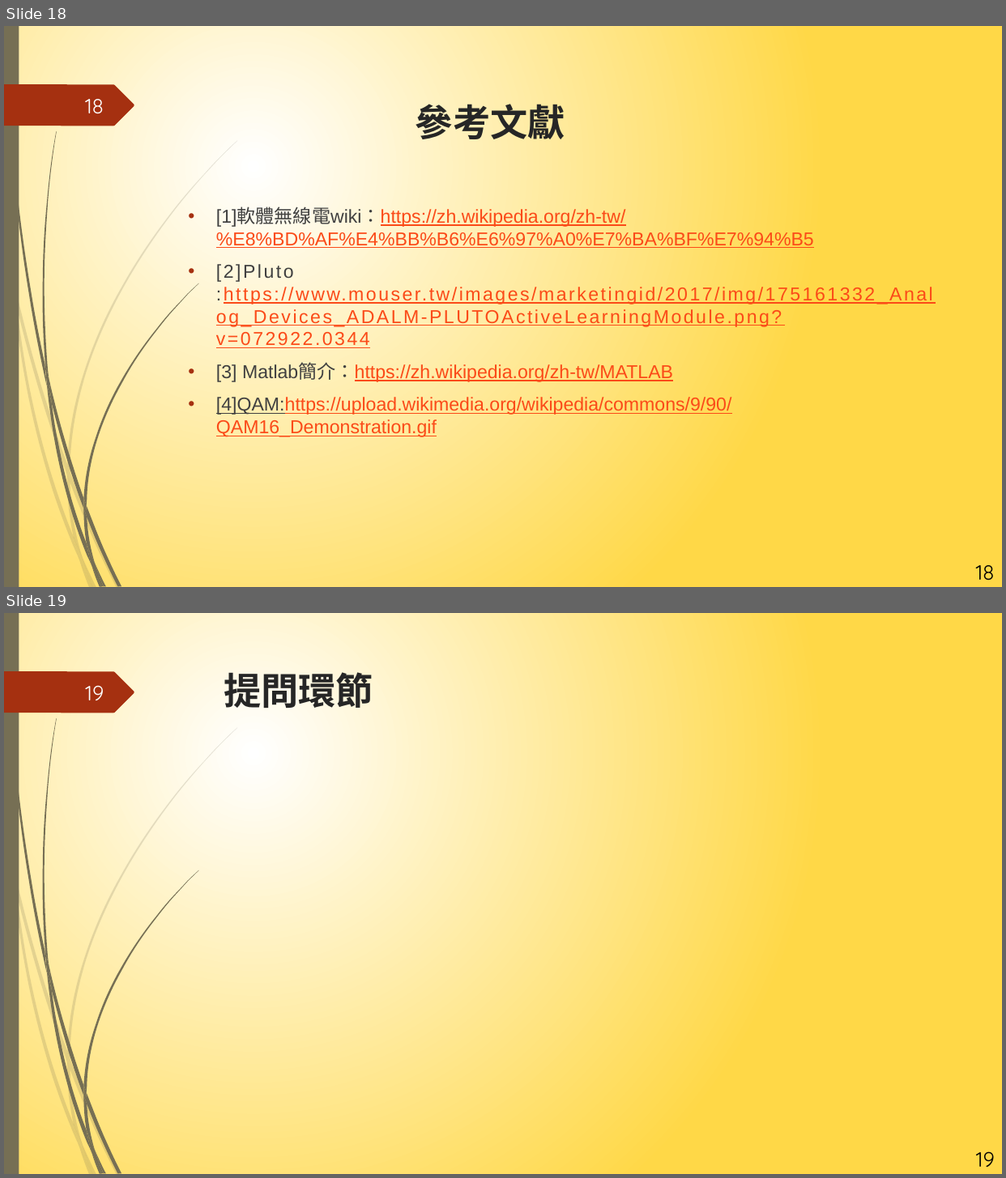
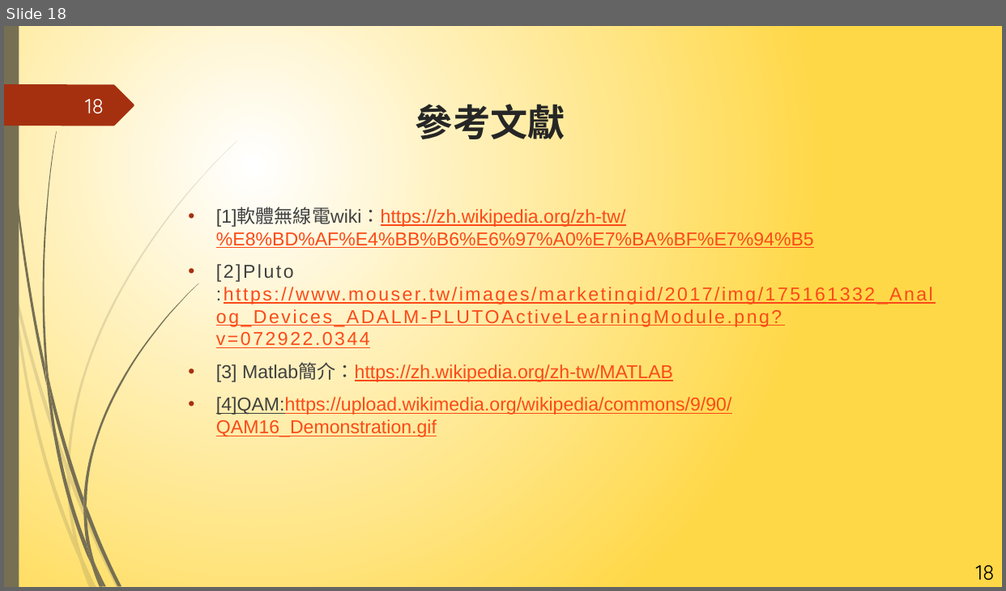
Before and after one commit to NIUWCSP/OTSM, a slide deck: report/以SDR實現OTSM通訊技術.pptx. Shown one above the other, each under a label of ours: slides 18 and 19 before the commit, slide 18 after it. The pictures are 1006x1178 and 1006x591 pixels, drawn with LibreOffice and Linux fonts; fonts in the diff are those of the drawing. Boxes give left, top, right and bottom in pixels: in the first picture for what was removed or moved away, otherwise in the second. Text is boxed around its words. In the diff, an @@ line names an element or a change of style, - is before the commit and + after.

```diff
--- a/report/以SDR實現OTSM通訊技術.pptx
+++ b/report/以SDR實現OTSM通訊技術.pptx
@@ slide 19 removed at bbox=[4, 613, 1002, 1174], background gradient #FFFFFF to #FFD847; not listed: 24 template elements that a slide beside it also shows @@
@@ page number removed at bbox=[85, 685, 104, 700] @@
-19
@@ title removed at bbox=[224, 672, 373, 708] @@
-提問環節
@@ page number removed at bbox=[976, 1152, 995, 1167] @@
-19
```
Also in this commit, not shown: 7 slides changed, 1 slide added.
